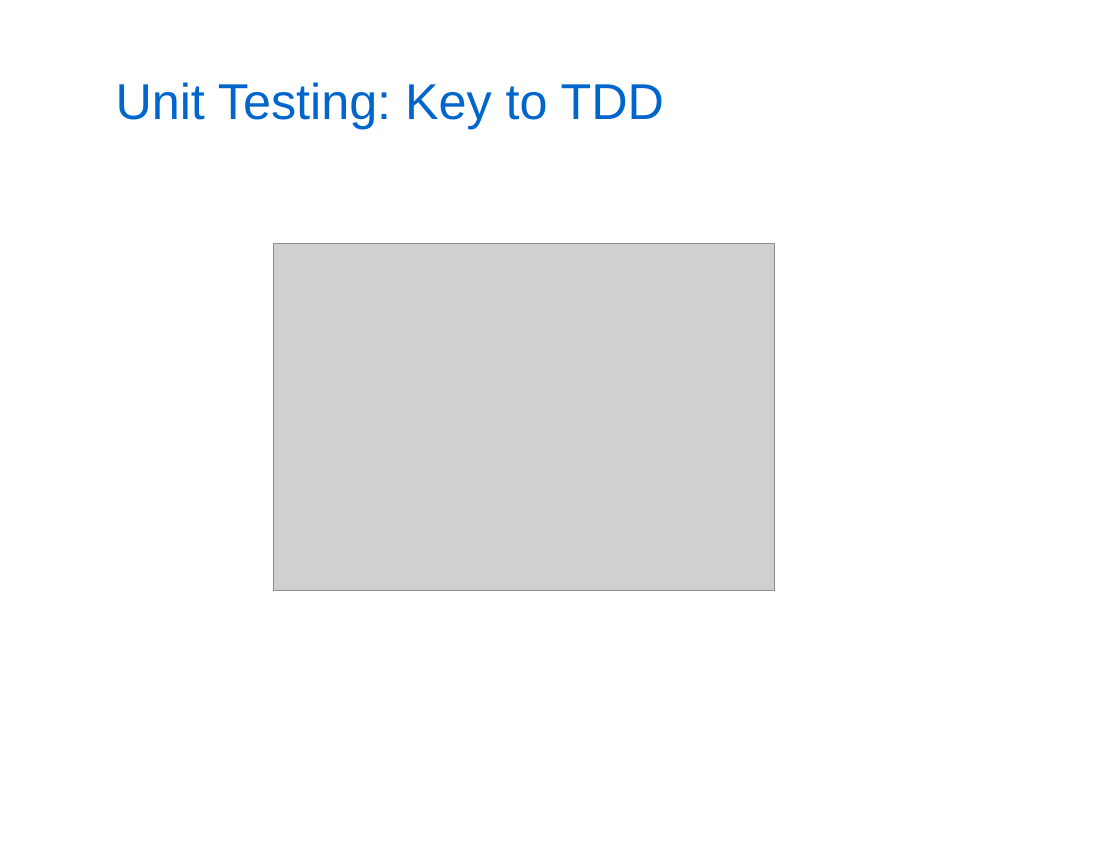
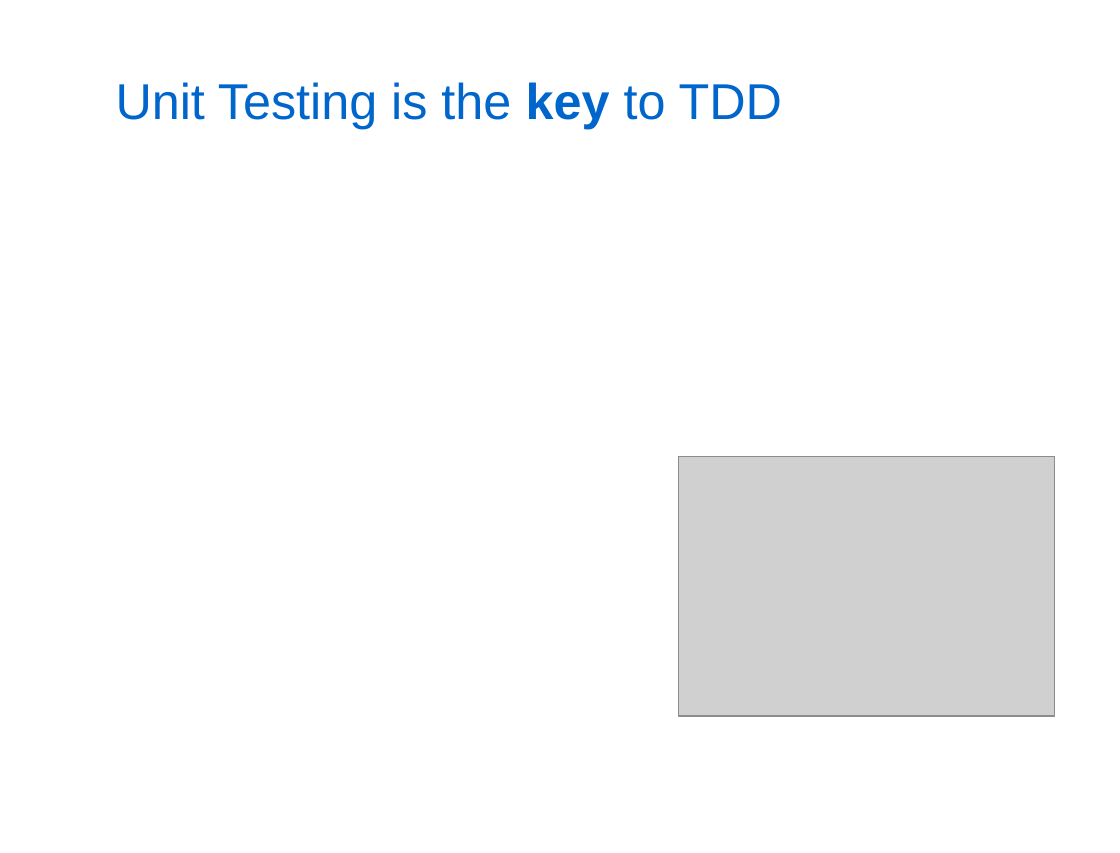
Before and after one commit to kburnell/TestDrivingASP.NETMVC, a slide deck: slide 12 of TestDrivingASP.NETMVC_Short.pptx (slide 13 before the commit). Drawn at 1120x853 pixels with LibreOffice and Linux fonts; fonts in the diff are those of the drawing; grey boxes stand for pictures; background and template pictures are left out. Boxes give left, top, right and bottom in pixels: in the first picture for what was removed or moved away, otherwise in the second. Text is boxed around its words. In the diff, an @@ line names an element or a change of style, - is before the commit and + after.

```diff
--- a/TestDrivingASP.NETMVC_Short.pptx
+++ b/TestDrivingASP.NETMVC_Short.pptx
@@ title at (x1=116, y1=82, x2=782, y2=129): text changed @@
-Unit Testing: Key to TDD
+Unit Testing is the key to TDD
@@ picture removed at (x1=273, y1=244, x2=774, y2=591) @@
@@ picture added at (x1=678, y1=457, x2=1054, y2=716) @@
```
Also in this commit, not shown: 16 other slides changed, 4 slides added, 8 slides removed, 6 other files.
